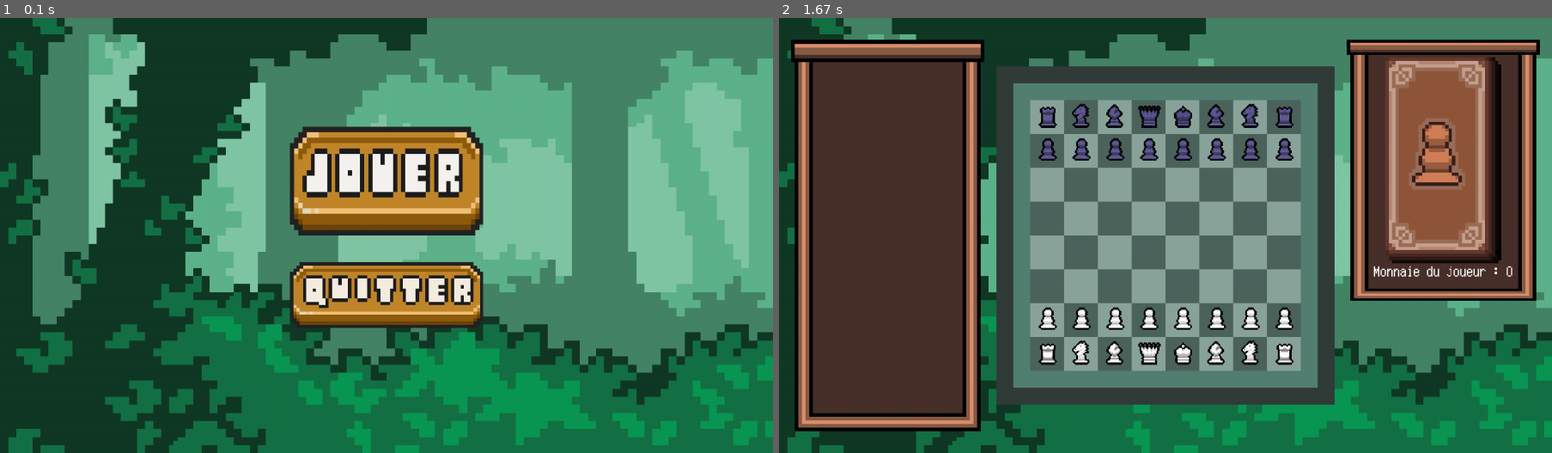
Above: before the commit, frames 1-2 (left to right).
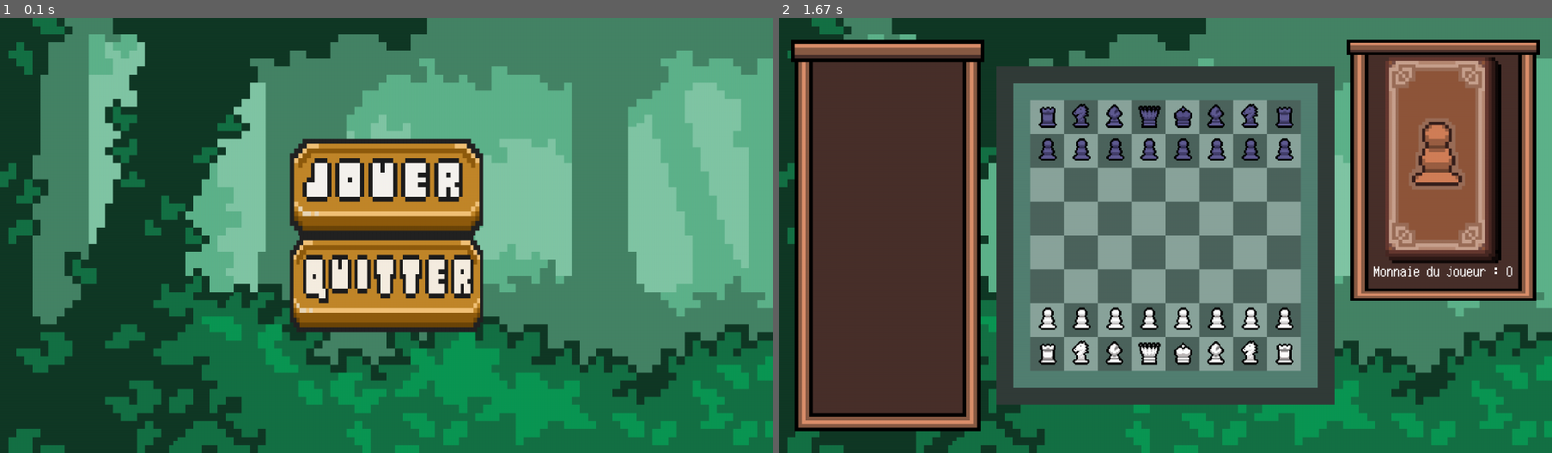
Above: after the commit, the same moments.

Repository: CorentinFinou/Projet-NSI-Chess
Game: pygame game, started from sources/programmes/app.py
The game is run twice, just before and just after one commit, with the same random seed, the same clock (stepped at 60 frames per second) and the same inputs.
Inputs (mouse positions are in pixels of both pictures, inside the frame that each line leads up to):
- Up to frame 1 (0.1 s): no input
- Up to frame 2 (1.67 s): press the mouse at (1165, 187) at 0.37 s; move the mouse to (1150, 152) at 0.47 s; release the mouse at (1134, 118) at 0.6 s; press the mouse at (1150, 218) at 0.7 s; move the mouse to (1018, 287) at 0.8 s; release the mouse at (894, 361) at 0.93 s

The runs differ from the first frame. In frame 1, 6.5% of the frame differs, in the area x 37-63%, y 24-73%; in frame 2, nothing differs.

Commit message:
boutons menu size change

Diff:
--- a/sources/programmes/app.py
+++ b/sources/programmes/app.py
@@ -4,9 +4,9 @@
 #from musique import musique
 
 lancerAvecMenu = True #a modif si besoin
-musique = False
+musique = True
+if musique :
+    Sound()
 if lancerAvecMenu:
     menu()
-if musique :
-    Sound()
 jeu()
--- a/sources/programmes/menu.py
+++ b/sources/programmes/menu.py
@@ -13,8 +13,8 @@
 
     # Redimensionnement des images
     fond_menu = pygame.transform.scale(fond_menu, fenetre.get_size())
-    bouton_jouer_img = pygame.transform.scale(bouton_jouer_img, (fenetre.get_width()/4, fenetre.get_height()/4))
-    bouton_quitter_img = pygame.transform.scale(bouton_quitter_img, (fenetre.get_width()/4, fenetre.get_height()/4))
+    bouton_jouer_img = pygame.transform.scale(bouton_jouer_img, (fenetre.get_width()/4, fenetre.get_width()/4/2))
+    bouton_quitter_img = pygame.transform.scale(bouton_quitter_img, (fenetre.get_width()/4, fenetre.get_width()/4/2))
 
 
 
Binary file changed: sources/img/items/buttons/bouton_quitter.png
